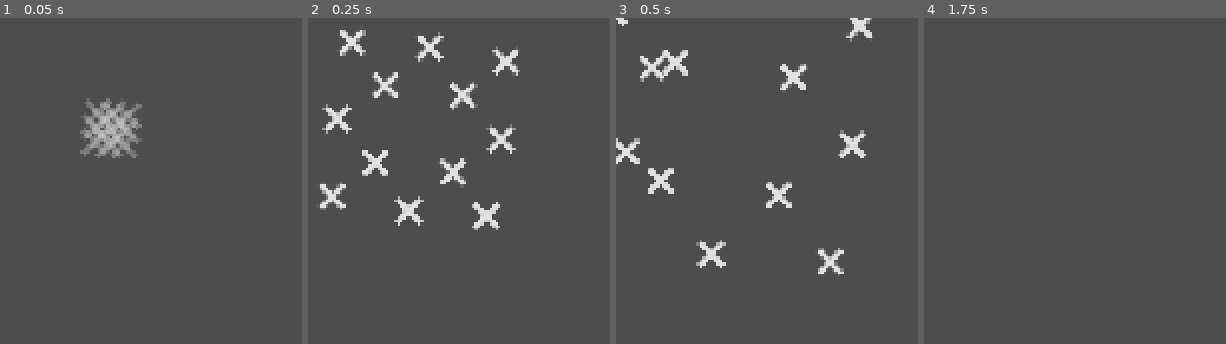
Above: before the commit, frames 1-4 (left to right).
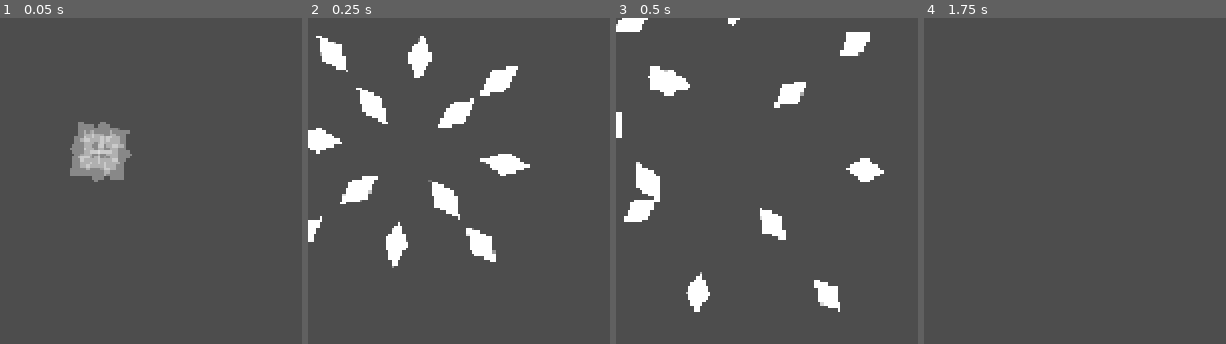
Above: after the commit, the same moments.

Repository: Adnyropast/pwkz-godot-4.7
Game: Godot game, scene res://scenes/battle_effects_ui/enemy_attack_hit.tscn
The game is run twice, just before and just after one commit, with the same random seed, the same clock (stepped at 60 frames per second) and the same inputs. This scene is started directly instead of the project's main scene.
Inputs:
- Up to frame 1 (0.05 s): no input
- Up to frame 2 (0.25 s): no input
- Up to frame 3 (0.5 s): no input
- Up to frame 4 (1.75 s): no input

The runs differ from the first frame. In frame 1, 3.5% of the frame differs, in the area x 23-48%, y 24-51%; in frame 2, 11%, in the area x 0-74%, y 3-77%; in frame 3, 9.1%; in frame 4, nothing differs.

Commit message:
fix: improve attack hit particles

Diff:
--- a/scenes/battle_effects_3d/player_attack_hit.gd
+++ b/scenes/battle_effects_3d/player_attack_hit.gd
@@ -15,6 +15,6 @@
 
 func make_explosion(x: float, y: float) -> void:
 	var node: Node3D = preload("res://scenes/battle_effects_3d/player_attack_hit_explosion.tscn").instantiate()
-	node.position.x = x
-	node.position.y = y
+	node.position.x = x + randf_range(-0.3, 0.3)
+	node.position.y = y + randf_range(-0.3, 0.3)
 	container.add_child(node)
--- a/scenes/battle_effects_3d/player_attack_hit_explosion.gd
+++ b/scenes/battle_effects_3d/player_attack_hit_explosion.gd
@@ -10,7 +10,7 @@
 	for i in range(0, 3):
 		for j in range(0, 4):
 			var angle: float = angle_offset + i * PI/4 + j / 4.0 * TAU
-			var speed: float = 0.3 * (i+2)/5
+			var speed: float = 0.3 * (i+2)/5 * randf_range(1, 1.2)
 			var node: Node3D = preload("res://scenes/battle_effects_3d/player_attack_hit_single_particle.tscn").instantiate()
 			node.speed.x = cos(angle) * speed
 			node.speed.y = sin(angle) * speed
--- a/scenes/battle_effects_3d/player_attack_hit_single_particle.gd
+++ b/scenes/battle_effects_3d/player_attack_hit_single_particle.gd
@@ -1,12 +1,10 @@
 extends Node3D
 
 @onready var speed_node: Node3D = $Speed
-@onready var sprite: Sprite3D = $Speed/Opacity/Sprite3D
+@onready var rotate_node: Node3D = $Speed/Rotate
 var speed: Vector3
-
-func _ready() -> void:
-	sprite.texture = WorldConstants.get_world_shape(WorldState.current_world)
 
 func _process(delta: float) -> void:
 	speed = speed * pow(1 / 1.05, 60 * delta)
 	speed_node.position += speed
+	rotate_node.rotation.z = atan2(speed.normalized().y, speed.normalized().x)
--- a/scenes/battle_effects_3d/player_attack_hit_single_particle.tscn
+++ b/scenes/battle_effects_3d/player_attack_hit_single_particle.tscn
@@ -1,13 +1,14 @@
 [gd_scene format=3 uid="uid://bjywk2r0imwry"]
 
 [ext_resource type="Script" uid="uid://cp2sov8104qrk" path="res://scenes/battle_effects_3d/player_attack_hit_single_particle.gd" id="1_nnqmm"]
+[ext_resource type="Texture2D" uid="uid://dia5y0p7r4b05" path="res://images/particles/diamond.png" id="2_j4csp"]
 
 [sub_resource type="Animation" id="Animation_nnqmm"]
 length = 0.001
 tracks/0/type = "value"
 tracks/0/imported = false
 tracks/0/enabled = true
-tracks/0/path = NodePath("Speed/Opacity:modulate")
+tracks/0/path = NodePath("Speed/Rotate/Scale/Opacity:modulate")
 tracks/0/interp = 1
 tracks/0/loop_wrap = true
 tracks/0/keys = {
@@ -16,13 +17,25 @@
 "update": 0,
 "values": [Color(1, 1, 1, 1)]
 }
+tracks/1/type = "value"
+tracks/1/imported = false
+tracks/1/enabled = true
+tracks/1/path = NodePath("Speed/Rotate/Scale:scale")
+tracks/1/interp = 1
+tracks/1/loop_wrap = true
+tracks/1/keys = {
+"times": PackedFloat32Array(0),
+"transitions": PackedFloat32Array(1),
+"update": 0,
+"values": [Vector3(1, 1, 1)]
+}
 
 [sub_resource type="Animation" id="Animation_j4csp"]
 resource_name = "player_attack_hit_single_particle_fade"
 tracks/0/type = "value"
 tracks/0/imported = false
 tracks/0/enabled = true
-tracks/0/path = NodePath("Speed/Opacity:modulate")
+tracks/0/path = NodePath("Speed/Rotate/Scale/Opacity:modulate")
 tracks/0/interp = 1
 tracks/0/loop_wrap = true
 tracks/0/keys = {
@@ -30,6 +43,18 @@
 "transitions": PackedFloat32Array(1, 1),
 "update": 0,
 "values": [Color(1, 1, 1, 1), Color(1, 1, 1, 0)]
+}
+tracks/1/type = "value"
+tracks/1/imported = false
+tracks/1/enabled = true
+tracks/1/path = NodePath("Speed/Rotate/Scale:scale")
+tracks/1/interp = 1
+tracks/1/loop_wrap = true
+tracks/1/keys = {
+"times": PackedFloat32Array(0, 0.2, 1),
+"transitions": PackedFloat32Array(1, 1, 1),
+"update": 0,
+"values": [Vector3(1, 1, 1), Vector3(2, 1, 1), Vector3(1, 1, 1)]
 }
 
 [sub_resource type="AnimationLibrary" id="AnimationLibrary_uxti3"]
@@ -43,9 +68,15 @@
 
 [node name="Speed" type="Node3D" parent="." unique_id=831012052]
 
-[node name="Opacity" type="Sprite3D" parent="Speed" unique_id=1795414076]
+[node name="Rotate" type="Node3D" parent="Speed" unique_id=836729151]
 
-[node name="Sprite3D" type="Sprite3D" parent="Speed/Opacity" unique_id=1649049046]
+[node name="Scale" type="Node3D" parent="Speed/Rotate" unique_id=2113018041]
+
+[node name="Opacity" type="Sprite3D" parent="Speed/Rotate/Scale" unique_id=1795414076]
+
+[node name="Sprite3D" type="Sprite3D" parent="Speed/Rotate/Scale/Opacity" unique_id=1649049046]
+transform = Transform3D(0.1, 0, 0, 0, 0.1, 0, 0, 0, 0.1, 0, 0, 0)
+texture = ExtResource("2_j4csp")
 
 [node name="FadeAnimationPlayer" type="AnimationPlayer" parent="." unique_id=1072067471]
 libraries/ = SubResource("AnimationLibrary_uxti3")
--- a/scenes/battle_effects_ui/enemy_attack_hit.gd
+++ b/scenes/battle_effects_ui/enemy_attack_hit.gd
@@ -15,6 +15,6 @@
 
 func create_explosion(x: float, y: float) -> void:
 	var node: Control = preload("res://scenes/battle_effects_ui/enemy_attack_hit_explosion.tscn").instantiate()
-	node.offset_transform_position.x = x
-	node.offset_transform_position.y = y
+	node.offset_transform_position.x = x + randf_range(-20, 20)
+	node.offset_transform_position.y = y + randf_range(-20, 20)
 	container.add_child(node)
--- a/scenes/battle_effects_ui/enemy_attack_hit_explosion.gd
+++ b/scenes/battle_effects_ui/enemy_attack_hit_explosion.gd
@@ -10,7 +10,7 @@
 	for i in range(0, 3):
 		for j in range(0, 4):
 			var angle: float = angle_offset + i * PI/4 + j / 4.0 * TAU
-			var speed: float = 10 * (i+2)/5.0
+			var speed: float = 10 * (i+2)/5.0 * randf_range(1, 1.2)
 			var node: Control = preload("res://scenes/battle_effects_ui/enemy_attack_hit_particle.tscn").instantiate()
 			node.speed.x = cos(angle) * speed
 			node.speed.y = sin(angle) * speed
--- a/scenes/battle_effects_ui/enemy_attack_hit_particle.gd
+++ b/scenes/battle_effects_ui/enemy_attack_hit_particle.gd
@@ -1,12 +1,10 @@
 extends Control
 
 @onready var speed_node: Control = $Speed
-@onready var texture_rect: TextureRect = $Speed/Opacity/TextureRect
+@onready var rotate_node: Control = $Speed/Rotate
 var speed: Vector2
-
-func _ready() -> void:
-	texture_rect.texture = WorldConstants.get_world_shape(WorldState.current_world)
 
 func _process(delta: float) -> void:
 	speed = speed * pow(1 / 1.05, 60 * delta)
 	speed_node.offset_transform_position += speed
+	rotate_node.offset_transform_rotation = atan2(speed.normalized().y, speed.normalized().x)
--- a/scenes/battle_effects_ui/enemy_attack_hit_particle.tscn
+++ b/scenes/battle_effects_ui/enemy_attack_hit_particle.tscn
@@ -1,13 +1,14 @@
 [gd_scene format=3 uid="uid://b3ov53rfvs68g"]
 
 [ext_resource type="Script" uid="uid://cr4l0ok6gqgeu" path="res://scenes/battle_effects_ui/enemy_attack_hit_particle.gd" id="1_v7dhm"]
+[ext_resource type="Texture2D" uid="uid://dia5y0p7r4b05" path="res://images/particles/diamond.png" id="2_idrvy"]
 
 [sub_resource type="Animation" id="Animation_68ivm"]
 length = 0.001
 tracks/0/type = "value"
 tracks/0/imported = false
 tracks/0/enabled = true
-tracks/0/path = NodePath("Speed/Opacity:modulate")
+tracks/0/path = NodePath("Speed/Rotate/Scale/Opacity:modulate")
 tracks/0/interp = 1
 tracks/0/loop_wrap = true
 tracks/0/keys = {
@@ -16,13 +17,25 @@
 "update": 0,
 "values": [Color(1, 1, 1, 1)]
 }
+tracks/1/type = "value"
+tracks/1/imported = false
+tracks/1/enabled = true
+tracks/1/path = NodePath("Speed/Rotate/Scale:offset_transform_scale")
+tracks/1/interp = 1
+tracks/1/loop_wrap = true
+tracks/1/keys = {
+"times": PackedFloat32Array(0),
+"transitions": PackedFloat32Array(1),
+"update": 0,
+"values": [Vector2(1, 1)]
+}
 
 [sub_resource type="Animation" id="Animation_v7dhm"]
 resource_name = "enemy_attack_hit_particle_fade"
 tracks/0/type = "value"
 tracks/0/imported = false
 tracks/0/enabled = true
-tracks/0/path = NodePath("Speed/Opacity:modulate")
+tracks/0/path = NodePath("Speed/Rotate/Scale/Opacity:modulate")
 tracks/0/interp = 1
 tracks/0/loop_wrap = true
 tracks/0/keys = {
@@ -30,6 +43,18 @@
 "transitions": PackedFloat32Array(1, 1, 1, 1),
 "update": 0,
 "values": [Color(1, 1, 1, 0), Color(1, 1, 1, 1), Color(1, 1, 1, 1), Color(1, 1, 1, 0)]
+}
+tracks/1/type = "value"
+tracks/1/imported = false
+tracks/1/enabled = true
+tracks/1/path = NodePath("Speed/Rotate/Scale:offset_transform_scale")
+tracks/1/interp = 1
+tracks/1/loop_wrap = true
+tracks/1/keys = {
+"times": PackedFloat32Array(0, 0.2, 1),
+"transitions": PackedFloat32Array(1, 1, 1),
+"update": 0,
+"values": [Vector2(1, 1), Vector2(2, 1), Vector2(1, 1)]
 }
 
 [sub_resource type="AnimationLibrary" id="AnimationLibrary_idrvy"]
@@ -47,12 +72,21 @@
 layout_mode = 2
 offset_transform_enabled = true
 
-[node name="Opacity" type="CenterContainer" parent="Speed" unique_id=1676739273]
+[node name="Rotate" type="CenterContainer" parent="Speed" unique_id=1145685029]
+layout_mode = 2
+offset_transform_enabled = true
+
+[node name="Scale" type="CenterContainer" parent="Speed/Rotate" unique_id=243265176]
+layout_mode = 2
+offset_transform_enabled = true
+
+[node name="Opacity" type="CenterContainer" parent="Speed/Rotate/Scale" unique_id=1676739273]
 layout_mode = 2
 
-[node name="TextureRect" type="TextureRect" parent="Speed/Opacity" unique_id=1412258374]
-custom_minimum_size = Vector2(32, 32)
+[node name="TextureRect" type="TextureRect" parent="Speed/Rotate/Scale/Opacity" unique_id=1412258374]
+custom_minimum_size = Vector2(24, 24)
 layout_mode = 2
+texture = ExtResource("2_idrvy")
 expand_mode = 1
 
 [node name="FadeAnimationPlayer" type="AnimationPlayer" parent="." unique_id=1074475518]
